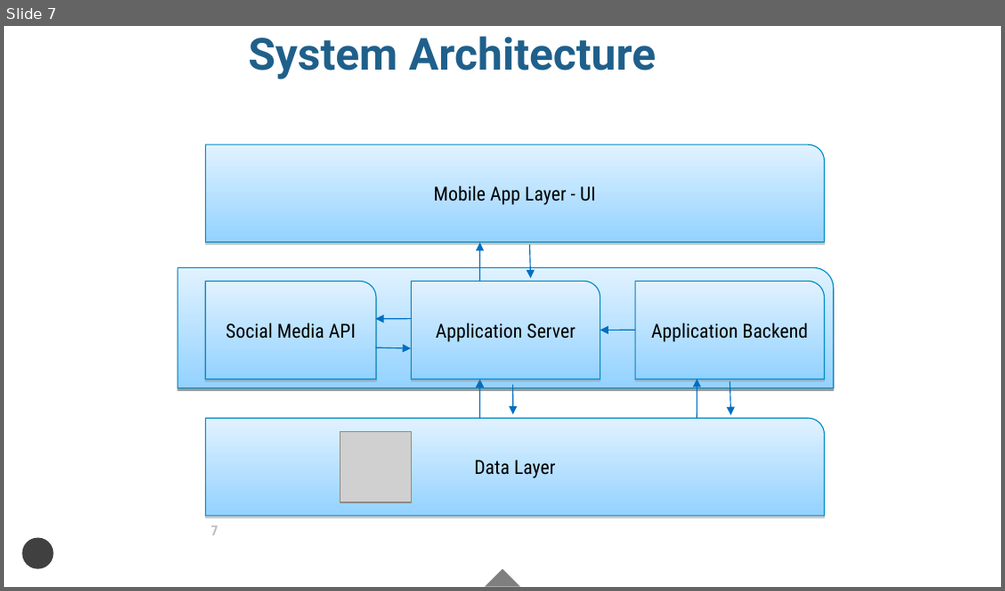
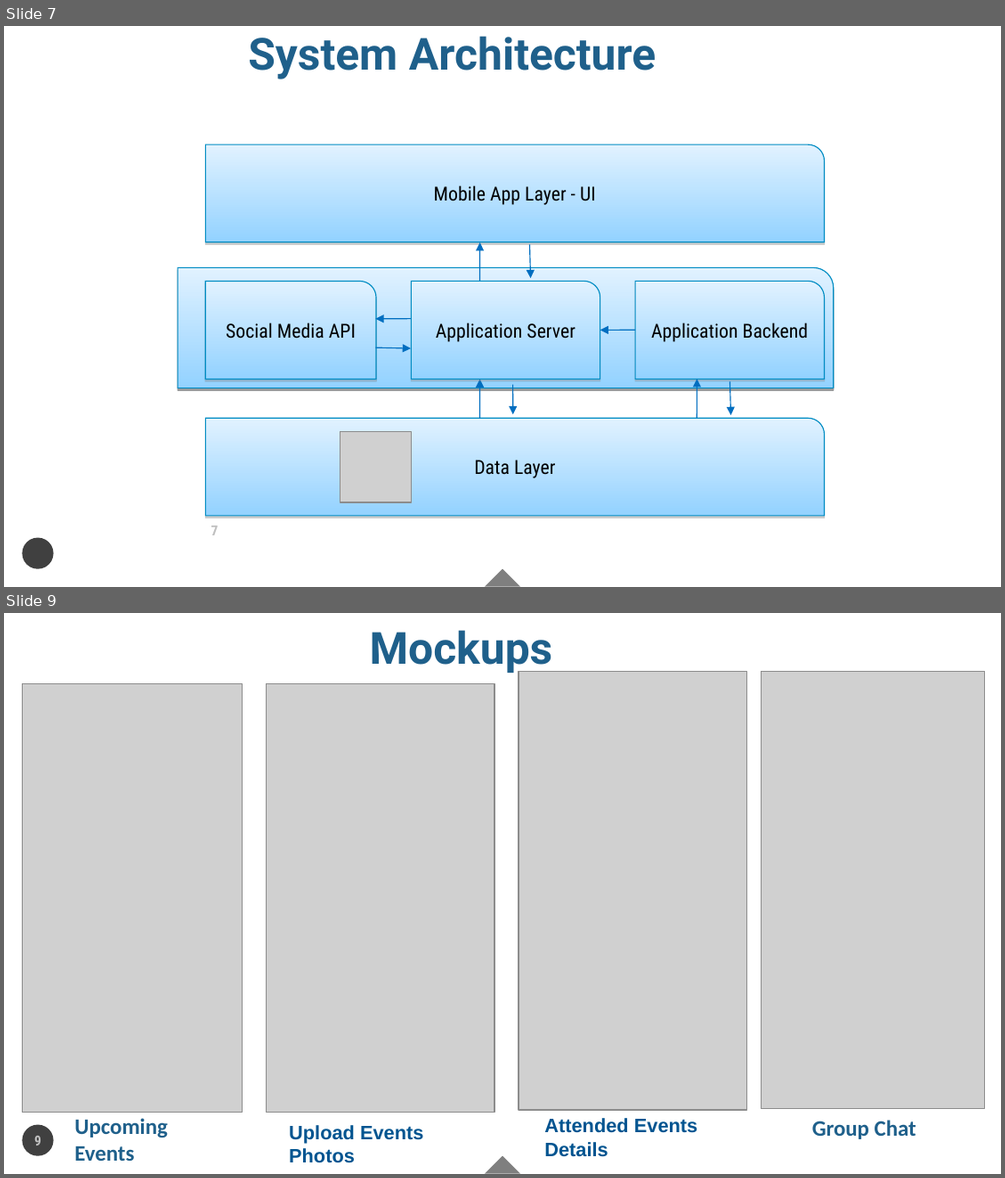
Before and after one commit to nyabuto/FunMoments, a slide deck: Documents/FunSports.ppt. Shown one above the other, each under a label of ours: slide 7 before the commit, slides 7 and 9 after it; the slides between them are not shown. The pictures are 1005x591 and 1005x1178 pixels, drawn with LibreOffice and Linux fonts; fonts in the diff are those of the drawing; grey boxes stand for pictures. Boxes give left, top, right and bottom in pixels: in the first picture for what was removed or moved away, otherwise in the second. Text is boxed around its words. In the diff, an @@ line names an element or a change of style, - is before the commit and + after.

```diff
--- a/Documents/FunSports.ppt
+++ b/Documents/FunSports.ppt
@@ slide 9 added at [4, 613, 1001, 1174], background #FFFFFF; not listed: 2 template elements that a slide beside it also shows @@
@@ text added at [370, 630, 553, 674], 32 pt, text #1F608B, bold @@
+Mockups
@@ picture added at [22, 684, 243, 1112] @@
@@ picture added at [267, 684, 494, 1112] @@
@@ picture added at [518, 672, 746, 1111] @@
@@ picture added at [761, 672, 985, 1110] @@
@@ text added at [74, 1118, 167, 1160], 16 pt, text #1F608B, bold @@
+Upcoming Events
@@ text added at [544, 1118, 697, 1157], 14 pt, text #005490, bold @@
+Attended Events
+Details
@@ text added at [812, 1119, 916, 1139], 16 pt, text #1F608B, bold @@
+Group Chat
@@ page number added at [34, 1135, 41, 1145], 10 pt, text #BFBFBF, bold @@
+9
@@ text added at [289, 1125, 423, 1163], 14 pt, text #005490, bold @@
+Upload Events Photos
```
Also in this commit, not shown: 1 slide changed, 1 slide removed.
